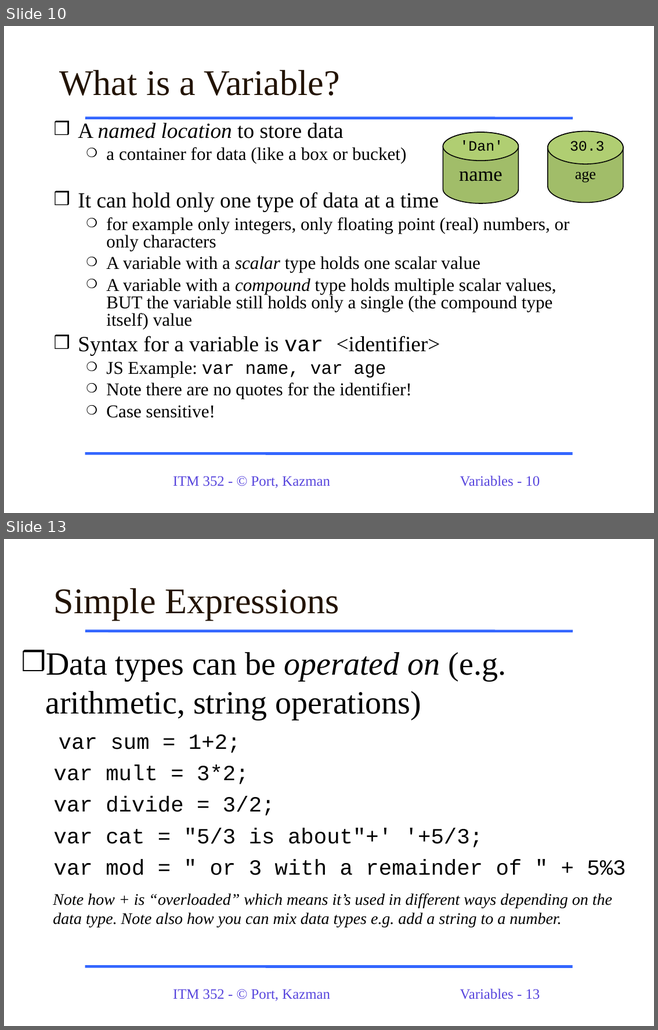
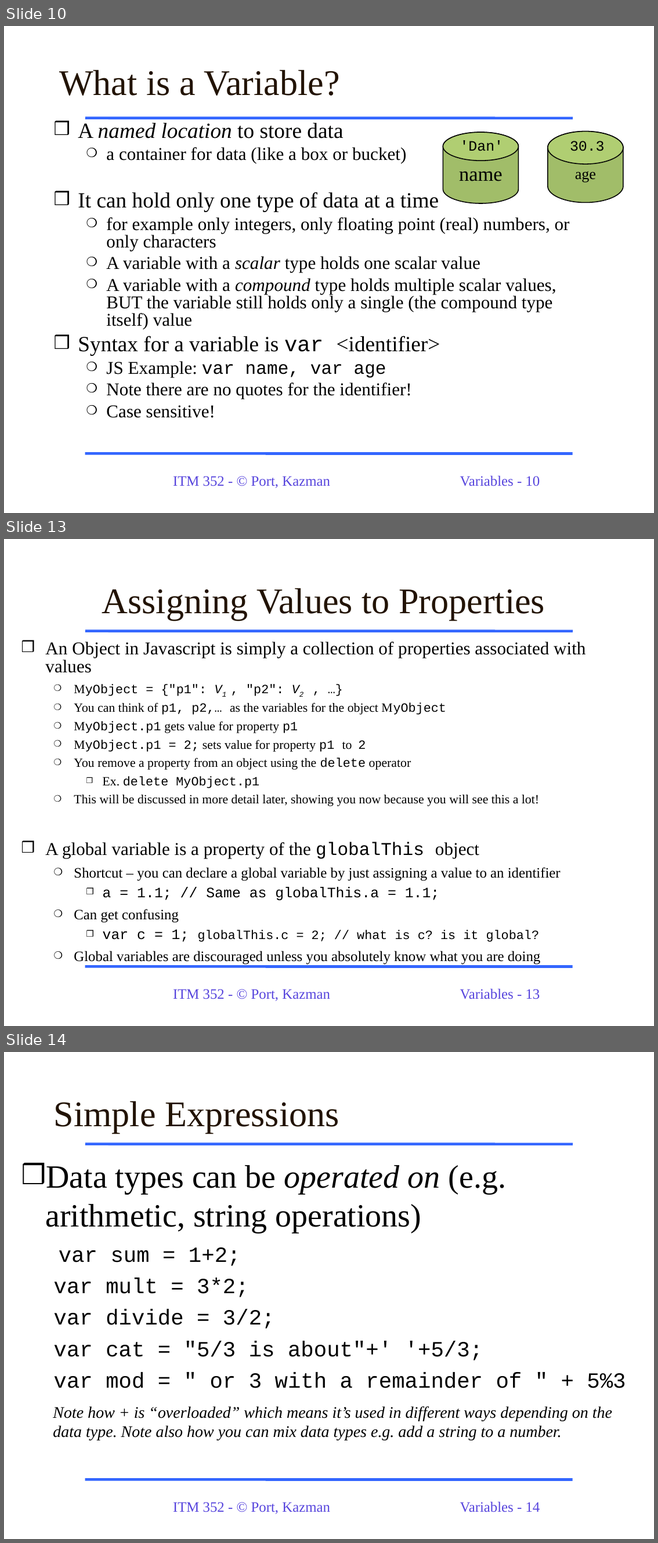
Before and after one commit to dport96/ITM352, a slide deck: morea/050.variables_data_types/ITM352_data_types_variables.ppt. Shown one above the other, each under a label of ours: slides 10 and 13 before the commit, slides 10, 13 and 14 after it; the slides between them are not shown. The pictures are 658x1030 and 658x1543 pixels, drawn with LibreOffice and Linux fonts; fonts in the diff are those of the drawing. Boxes give left, top, right and bottom in pixels: in the first picture for what was removed or moved away, otherwise in the second. Text is boxed around its words. In the diff, an @@ line names an element or a change of style, - is before the commit and + after.

```diff
--- a/morea/050.variables_data_types/ITM352_data_types_variables.ppt
+++ b/morea/050.variables_data_types/ITM352_data_types_variables.ppt
@@ slide 13 added at (4, 539, 654, 1026), background #FFFFFF; not listed: 4 template elements that a slide beside it also shows @@
@@ title added at (102, 588, 545, 620), 40 pt, text #221304 @@
+Assigning Values to Properties
@@ text added at (45, 642, 585, 965), 14 pt, text #000000 @@
+❒ An Object in Javascript is simply a collection of properties associated with values
+  ❍ MyObject = {"p1": V1 , "p2": V2 , …}
+  ❍ You can think of p1, p2,… as the variables for the object MyObject
+  ❍ MyObject.p1 gets value for property p1
+  ❍ MyObject.p1 = 2; sets value for property p1 to 2
+  ❍ You remove a property from an object using the delete operator
+    ❒ Ex. delete MyObject.p1
+  ❍ This will be discussed in more detail later, showing you now because you will see this a lot!
+❒ A global variable is a property of the globalThis object
+  ❍ Shortcut – you can declare a global variable by just assigning a value to an identifier
+    ❒ a = 1.1; // Same as globalThis.a = 1.1;
+  ❍ Can get confusing
+    ❒ var c = 1; globalThis.c = 2; // what is c? is it global?
+  ❍ Global variables are discouraged unless you absolutely know what you are doing
@@ what was slide 13 is now slide 14 @@
@@ page number at (460, 1501, 540, 1513): text changed @@
-Variables - 13
+Variables - 14
```
Also in this commit, not shown: 3 slides changed, 1 other slide added.
